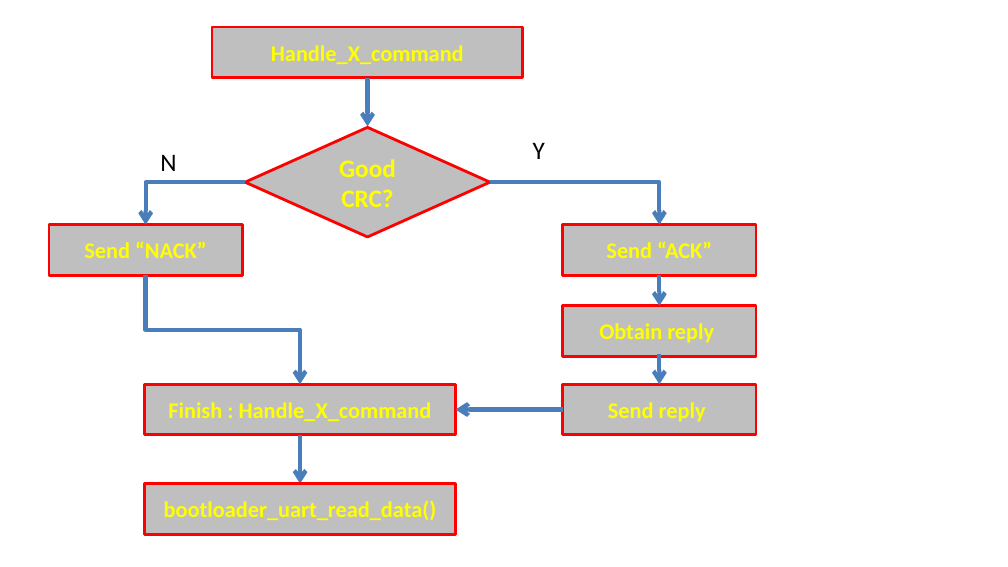
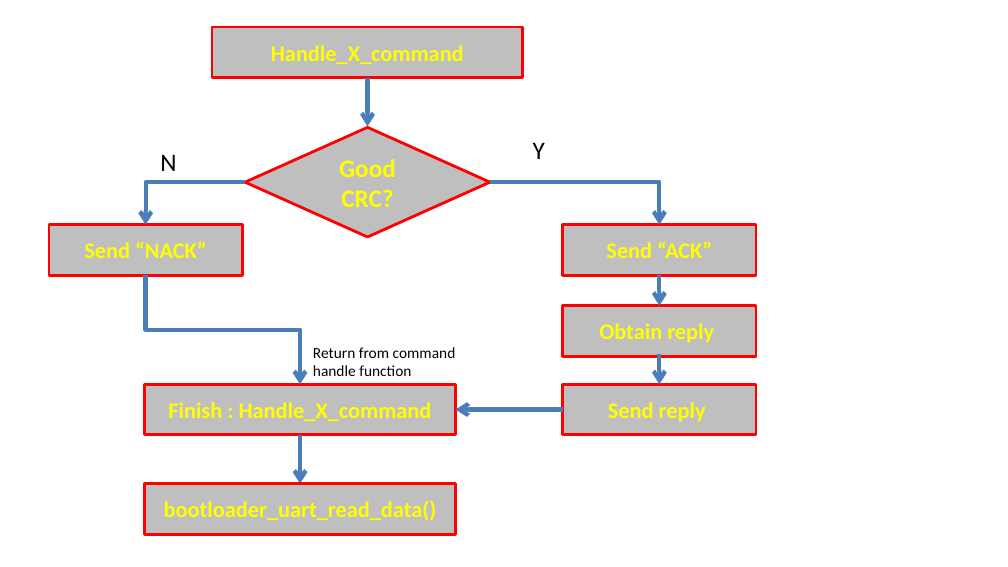
Before and after one commit to SwaroopKaimal/STM32_Bootloader, a slide deck: slide 31 of Docs/Course_PPT.pptx. Drawn at 1008x567 pixels with LibreOffice and Linux fonts; fonts in the diff are those of the drawing. Boxes give left, top, right and bottom in pixels: in the first picture for what was removed or moved away, otherwise in the second. Text is boxed around its words. In the diff, an @@ line names an element or a change of style, - is before the commit and + after.

```diff
--- a/Docs/Course_PPT.pptx
+++ b/Docs/Course_PPT.pptx
@@ text added at box(313, 347, 456, 376), 11 pt, text #000000 @@
+Return from command
+handle function
```
Also in this commit, not shown: 2 other slides changed, 15 other files.
